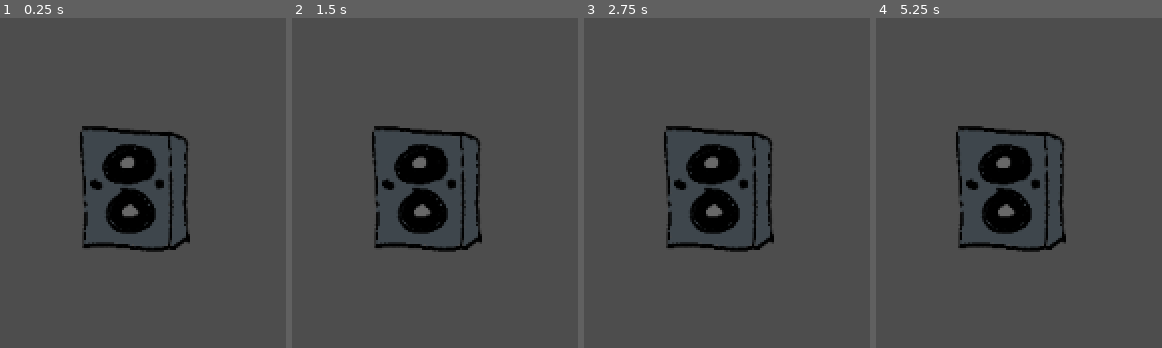
Above: before the commit, frames 1-4 (left to right).
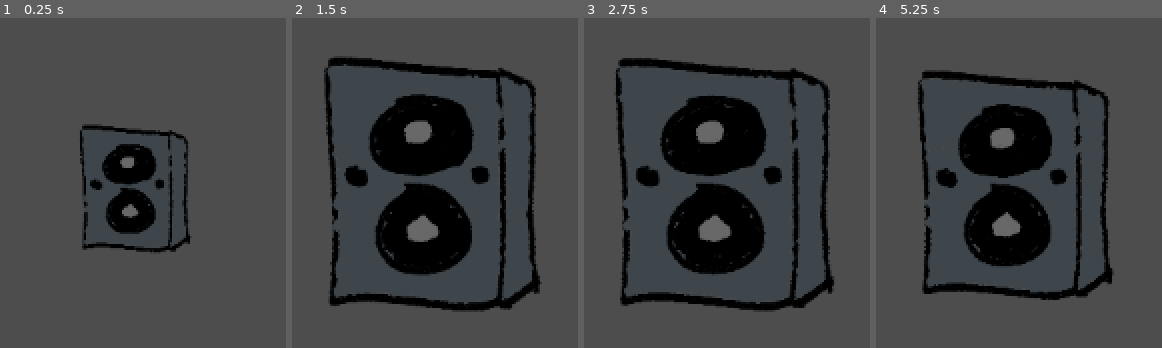
Above: after the commit, the same moments.

Repository: SludgyPlate5579/MiniJameGamGame
Game: Godot game, scene res://scenes/Game.tscn
Same seed, same stepped clock (60 frames per second), same inputs: the game is played once before the commit and once after it.
Inputs:
- Up to frame 1 (0.25 s): no input
- Up to frame 2 (1.5 s): no input
- Up to frame 3 (2.75 s): no input
- Up to frame 4 (5.25 s): tap Enter at 4.25 s

The runs differ from the first frame. In frame 1, 0.5% of the frame differs, in the area x 27-67%, y 32-71%; in frame 2, 21%; in frame 3, 21%, in the area x 11-88%, y 12-90%; in frame 4, 17%.

Commit message:
made a lame bounce script

Diff:
--- a/ebb-and-flow/project.godot
+++ b/ebb-and-flow/project.godot
@@ -11,7 +11,7 @@
 [application]
 
 config/name="Ebb and Flow"
-run/main_scene="uid://bk2gvbana03a2"
+run/main_scene="uid://0b2qgpi8l1c2"
 config/features=PackedStringArray("4.6", "GL Compatibility")
 config/icon="res://icon.svg"
 
--- a/ebb-and-flow/scenes/Game.tscn
+++ b/ebb-and-flow/scenes/Game.tscn
@@ -12,4 +12,3 @@
 
 [node name="Speaker" parent="." unique_id=2043320955 instance=ExtResource("2_qbsmt")]
 position = Vector2(147.44443, -87.97917)
-scale = Vector2(0.1, 0.1)
--- a/ebb-and-flow/scenes/speaker.tscn
+++ b/ebb-and-flow/scenes/speaker.tscn
@@ -6,7 +6,8 @@
 [node name="Speaker" type="Node2D" unique_id=2043320955]
 scale = Vector2(0.1, 0.1)
 
-[node name="Sprite2D" type="Sprite2D" parent="." unique_id=1058185182]
+[node name="Sprite2D" type="Sprite2D" parent="." unique_id=1058185182 node_paths=PackedStringArray("sprite")]
 scale = Vector2(0.4262097, 0.41191563)
 texture = ExtResource("1_6jdiy")
 script = ExtResource("2_e1qhi")
+sprite = NodePath(".")
--- a/ebb-and-flow/scripts/bounce.gd
+++ b/ebb-and-flow/scripts/bounce.gd
@@ -1,8 +1,32 @@
-static func bounce (sprite: Sprite2D, delta, height: int, width: int, rotation: int):
-	sprite.scale = Vector2(width, height)
-	sprite.set_rotation_degrees(rotation)
+extends Node
 
-	sprite.rotation = move_toward(sprite.rotation, 1, 1 * delta)
-	sprite.scale.x = move_toward(sprite.scale.x, 1, 1 * delta)
-	sprite.scale.y = move_toward(sprite.scale.y, 1, 1 * delta)
-	return
+#exported variables
+@export var sprite: Sprite2D = null
+@export var height: float = 1
+@export var width: float = 1
+@export var rotation: float = 0
+@export var bounceSpeed: float = 5
+
+#code specific variables
+var initScale
+var initRotation
+var isBounce: bool = false
+
+func _ready() -> void:
+	initScale = Vector2(sprite.scale.x, sprite.scale.y)
+	initRotation = sprite.rotation
+
+func _process(delta: float) -> void:
+	if (sprite.scale == initScale && sprite.rotation == initRotation):
+		isBounce = true
+	elif (sprite.scale == Vector2(width, height) && sprite.rotation == rotation):
+		isBounce = false
+
+	if (isBounce):
+		sprite.rotation = move_toward(sprite.rotation, rotation, bounceSpeed * delta)
+		sprite.scale.x = move_toward(sprite.scale.x, width, bounceSpeed * delta)
+		sprite.scale.y = move_toward(sprite.scale.y, height, bounceSpeed * delta)
+	else:
+		sprite.rotation = move_toward(sprite.rotation, initRotation, bounceSpeed * delta)
+		sprite.scale.x = move_toward(sprite.scale.x, initScale.x, bounceSpeed * delta)
+		sprite.scale.y = move_toward(sprite.scale.y, initScale.y, bounceSpeed * delta)
Not shown: 1 places in ebb-and-flow/scenes/Game.tscn that only renumber resources
